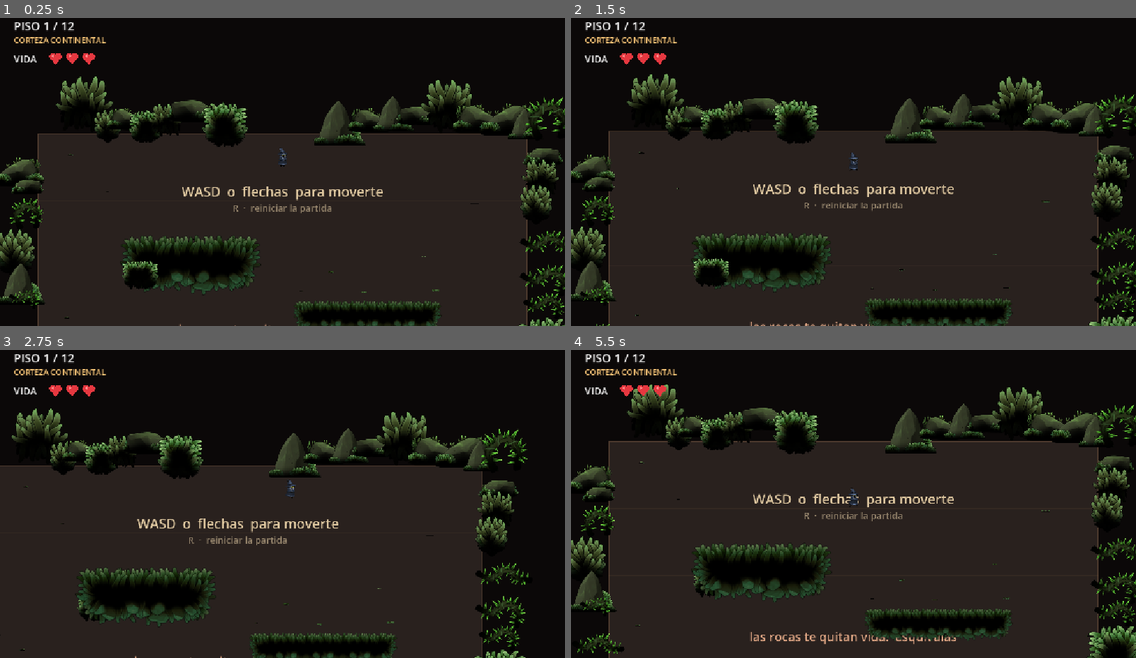
Above: before the commit, frames 1-4 (two rows, left to right).
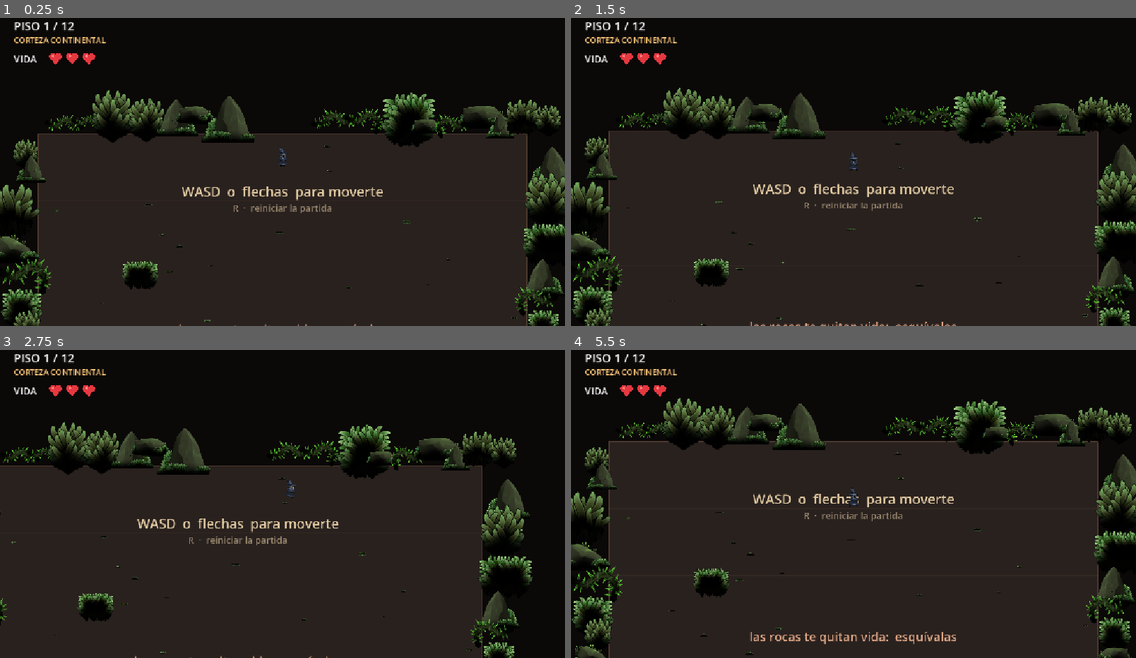
Above: after the commit, the same moments.

Repository: MatiasRodrigo0502/Vacio
Game: Godot game, scene res://scenes/Principal.tscn
Two runs of this game, one before a commit and one after it. Both use one fixed random seed, a clock stepped at 60 frames per second and the inputs below.
Inputs:
- Up to frame 1 (0.25 s): no input
- Up to frame 2 (1.5 s): tap Enter at 0.5 s; hold D (mover_derecha) 0.53-1.28 s; hold R (reiniciar_partida) 0.53-1.28 s; hold S (mover_abajo) from 1.28 s (still down); tap R (reiniciar_partida) at 1.35 s
- Up to frame 3 (2.75 s): release S (mover_abajo) at 2.03 s; hold D (mover_derecha) from 2.03 s (still down); hold R (reiniciar_partida) from 2.03 s (still down)
- Up to frame 4 (5.5 s): release D (mover_derecha) at 2.78 s; release R (reiniciar_partida) at 2.78 s; hold W (mover_arriba) 2.78-3.53 s; tap R (reiniciar_partida) at 2.85, 4.35 s; hold R (reiniciar_partida) 3.53-4.28 s; hold A (mover_izquierda) 3.53-5.03 s; hold S (mover_abajo) from 5.03 s (still down); hold R (reiniciar_partida) from 5.03 s (still down)

The runs differ from the first frame. In frame 1, 15% of the frame differs, in the area x 0-100%, y 18-100%; in frame 2, 15%; in frame 3, 13%; in frame 4, 16%, in the area x 0-100%, y 11-100%.

Commit message:
Ni rocas ni plataformas tapan ya los carteles del tutorial
Una plataforma habia caido justo encima de "las rocas te quitan vida:
esquivalas" y lo dejaba ilegible.

En vez de mover ese cartel o esa plataforma, que lo arreglaria solo para
esta combinacion de valores, el tutorial se monta ahora ANTES que los
obstaculos y deja apuntadas las zonas que ocupan sus carteles. Rocas y
plataformas descartan cualquier sitio que se solape con ellas, con 34 px
de holgura arriba y abajo para que nada quede pegado al texto.

Asi el piso escuela se puede seguir leyendo aunque se cambien tamanos,
cantidades o el pack de arte.

Verificado en headless: de los 4 carteles del piso 1, ninguno queda
tapado por ninguno de los obstaculos del piso.

Co-Authored-By: Claude Opus 5 <noreply@anthropic.com>

Diff:
--- a/scripts/piso.gd
+++ b/scripts/piso.gd
@@ -25,6 +25,8 @@
 ## obstaculos: sin esto el jugador podria aparecer dentro de uno.
 const DESPEJE_ENTRADA: float = 150.0
 const DESPEJE_SALIDA: float = 130.0
+## Margen que se deja libre por encima y por debajo de cada cartel del tutorial.
+const HOLGURA_CARTEL: float = 34.0
 
 ## Catalogo de rocas por defecto. Cada piso puede sobreescribirlo desde su .tres.
 const CATALOGO_POR_DEFECTO := preload("res://assets/cueva/catalogo_cueva.tres")
@@ -39,6 +41,9 @@
 var _obstaculos: Array[Obstaculo] = []
 var _mecanicas: Array[Mecanica] = []
 var _salida_usada: bool = false
+## Rectangulos donde no se puede colocar nada: ahora mismo, los carteles del
+## tutorial. En coordenadas locales del piso.
+var _zonas_prohibidas: Array[Rect2] = []
 
 @onready var _muros: StaticBody2D = $Muros
 @onready var _decoracion: Node2D = $Decoracion
@@ -68,8 +73,12 @@
 
 	_construir_muros()
 	_colocar_salida()
+	# El tutorial va PRIMERO a proposito: deja apuntadas las zonas que ocupan sus
+	# carteles para que ni las rocas ni las plataformas se coloquen encima. Una
+	# plataforma tapando "las rocas te quitan vida" deja el piso escuela sin
+	# explicacion, y con el reparto aleatorio pasaba a la minima.
+	_colocar_tutorial()
 	_colocar_obstaculos()
-	_colocar_tutorial()
 
 	# Las mecanicas se aplican al final, cuando el piso ya existe: asi pueden
 	# anadir o modificar lo que haga falta. El piso no sabe que hace cada una.
@@ -191,6 +200,8 @@
 			if candidata.distance_to(entrada) < DESPEJE_ENTRADA:
 				continue
 			if candidata.distance_to(salida) < DESPEJE_SALIDA:
+				continue
+			if _pisa_un_cartel(candidata, Vector2(lado, lado)):
 				continue
 
 			# La separacion depende del tamano de las dos rocas implicadas, no
@@ -272,6 +283,10 @@
 			if candidata.distance_to(entrada) < DESPEJE_ENTRADA * 1.5:
 				continue
 			if candidata.distance_to(salida) < DESPEJE_SALIDA * 1.5:
+				continue
+			# El alto de la losa no se sabe hasta elegir textura, asi que se
+			# reserva un cuadrado de su ancho: es conservador y sale gratis.
+			if _pisa_un_cartel(candidata, Vector2(ancho_losa, ancho_losa)):
 				continue
 			var libre := true
 			for ocupada in puestas:
@@ -414,6 +429,7 @@
 
 ## Pinta los carteles de controles si este piso los pide desde su .tres.
 func _colocar_tutorial() -> void:
+	_zonas_prohibidas.clear()
 	if datos == null or not datos.mostrar_tutorial:
 		return
 	var tutorial: Tutorial = ESCENA_TUTORIAL.instantiate()
@@ -424,6 +440,25 @@
 		Vector2(0.0, -_alto() * 0.5 + MARGEN_ENTRADA),
 		Vector2(0.0, _alto() * 0.5 - MARGEN_SALIDA),
 		_alto())
+
+	# Cada cartel reserva su rectangulo, con holgura por arriba y por abajo para
+	# que nada quede pegado al texto y lo haga ilegible igualmente.
+	for etiqueta in tutorial.get_children():
+		if etiqueta is Control:
+			_zonas_prohibidas.append(Rect2(
+				etiqueta.position - Vector2(0.0, HOLGURA_CARTEL),
+				etiqueta.size + Vector2(0.0, HOLGURA_CARTEL * 2.0)))
+
+
+## True si una pieza de ese tamano en ese sitio taparia un cartel del tutorial.
+func _pisa_un_cartel(centro: Vector2, tamano: Vector2) -> bool:
+	if _zonas_prohibidas.is_empty():
+		return false
+	var caja := Rect2(centro - tamano * 0.5, tamano)
+	for zona in _zonas_prohibidas:
+		if caja.intersects(zona):
+			return true
+	return false
 
 
 func _al_entrar_en_salida(cuerpo: Node2D) -> void:
Not shown, changed: CLAUDE.md
